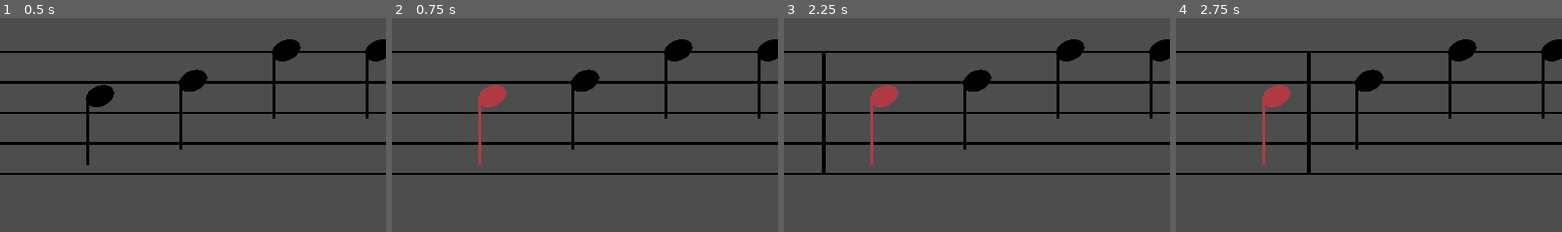
Above: before the commit, frames 1-4 (left to right).
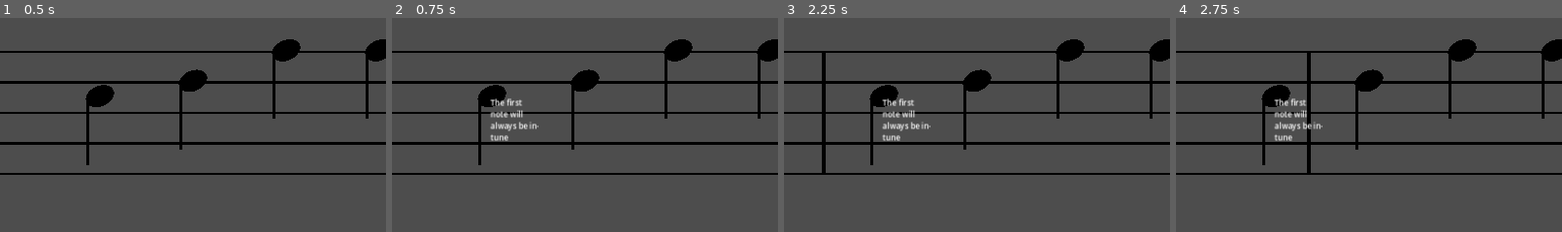
Above: after the commit, the same moments.

Repository: Sniggiho/COMP225-Reluna
Game: Godot game, scene res://Scenes/firstScene.tscn
Two runs of this game, one before a commit and one after it. Both use one fixed random seed, a clock stepped at 60 frames per second and the inputs below.
Inputs (mouse positions are % of the whole screen's width and height, from its top left):
- Up to frame 1 (0.5 s): no input
- Up to frame 2 (0.75 s): click (37, 29) at 0.52 s
- Up to frame 3 (2.25 s): click "Play" at 1.25 s; click "Play" at 2 s
- Up to frame 4 (2.75 s): no input
The pictures show only the part of the screen within x 24-74%, y 11-60%; the shares and areas given below are measured in that part.

Frame 1 is identical in both runs. In frame 2, 1.5% of the frame differs, in the area x 22-38%, y 31-69%; in frame 3, 1.5%; in frame 4, 1.5%.

Commit message:
First note cannot be selected--add timer later

Diff:
--- a/Project/Scenes/Note/Note.gd
+++ b/Project/Scenes/Note/Note.gd
@@ -9,9 +9,12 @@
 @export var defaultColor : Color = Color("000000")
 @export var selectedColor : Color = Color("e24c59")
 
+var selectable : bool = true
 var selected : bool = false
 
 var lineHeight : float
+
+var text : RichTextLabel
 
 
 # Called when the node enters the scene tree for the first time.
@@ -122,8 +125,16 @@
 	pass
 
 func select() -> void:
-	selected = !selected
-	_changeColor()
+	if selectable:
+		selected = !selected
+		_changeColor()
+	else: # is first note
+		if not text:
+			text = RichTextLabel.new()
+			text.text = "The first note will always be in-tune"
+			text.size = Vector2(100, 100)
+			text.mouse_filter = Control.MOUSE_FILTER_IGNORE
+			add_child(text)
 
 func _changeColor() -> void:
 	if selected:
--- a/Project/Scenes/TuneCreator/TuneCreator.gd
+++ b/Project/Scenes/TuneCreator/TuneCreator.gd
@@ -131,6 +131,7 @@
 		note.global_position.y += -1 * (note.hOffset() * lineHeight / 2)
 		##print(note.hOffset() * lineHeight / 2)
 #	_pathFollower.progress_ratio = 0
+	_listOfNotes[0].selectable = false
 
 
 ## Getter method for retrieving the list of notes
